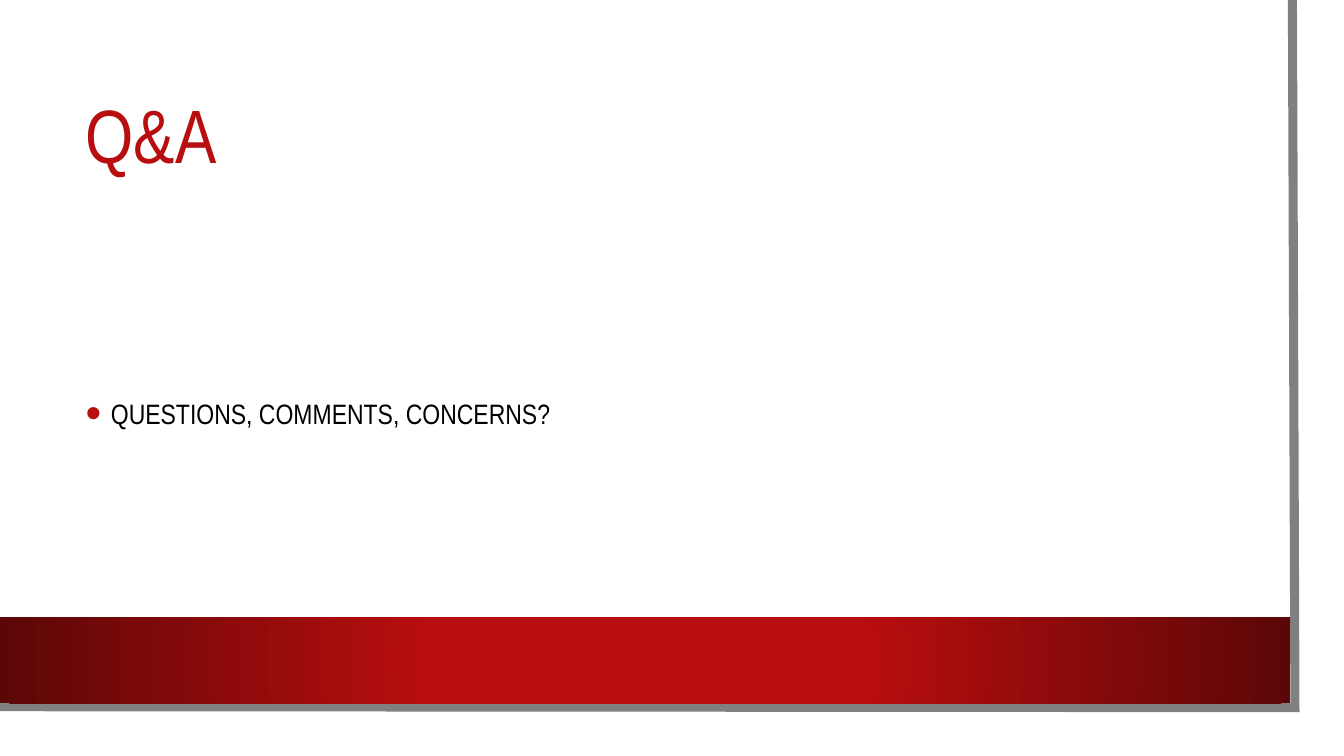
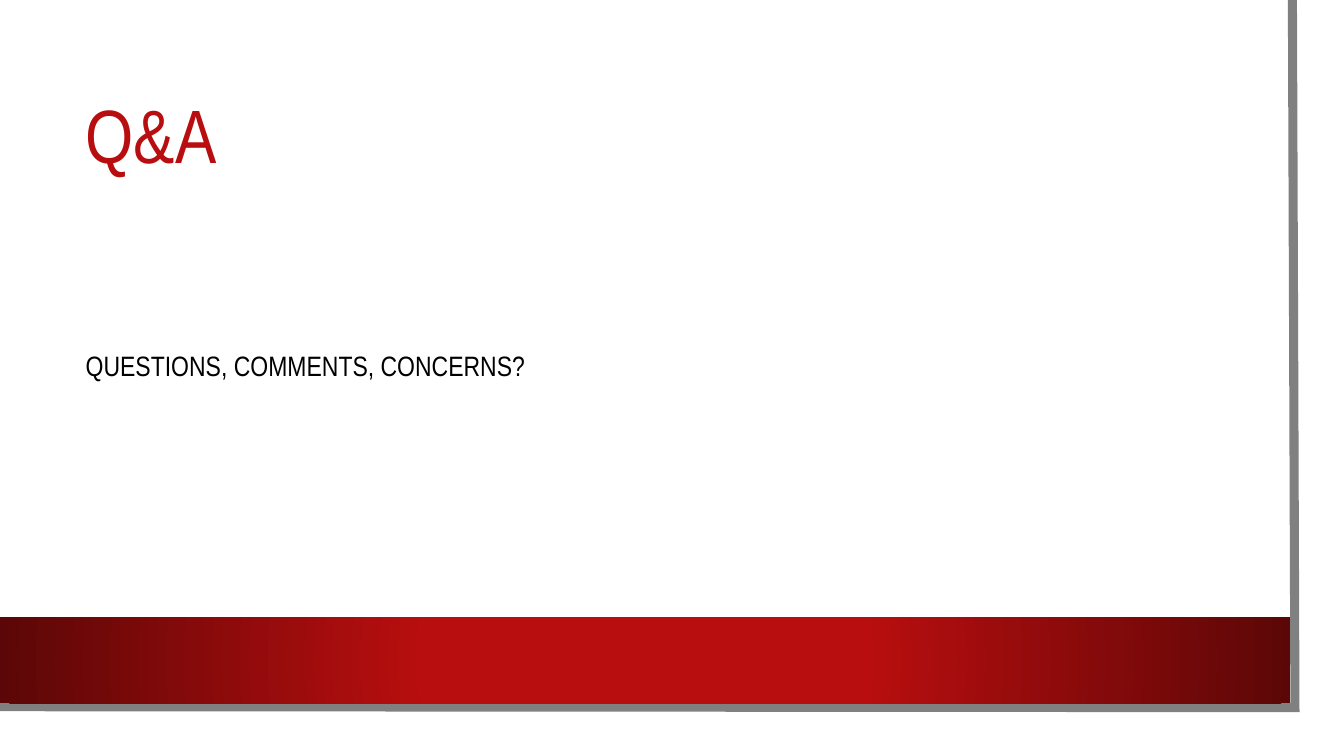
Before and after one commit to mlubin2/Movie_Project, a slide deck: slide 23 of Movie PP.pptx (slide 19 before the commit). Drawn at 1344x756 pixels with LibreOffice and Linux fonts; fonts in the diff are those of the drawing; background and template pictures are left out. Boxes give left, top, right and bottom in pixels: in the first picture for what was removed or moved away, otherwise in the second. Text is boxed around its words. In the diff, an @@ line names an element or a change of style, - is before the commit and + after.

```diff
--- a/Movie PP.pptx
+++ b/Movie PP.pptx
@@ text "QUESTIONS, COMMENTS, CONCERNS?": place and size @@
-text "QUESTIONS, COMMENTS, CONCERNS?" at box(111, 404, 550, 430)
+text "QUESTIONS, COMMENTS, CONCERNS?" at box(86, 356, 525, 382)
@@ text "QUESTIONS, COMMENTS, CONCERNS?" at box(86, 356, 525, 382): bullet • to none @@
```
Also in this commit, not shown: 9 other slides changed, 4 slides added.
